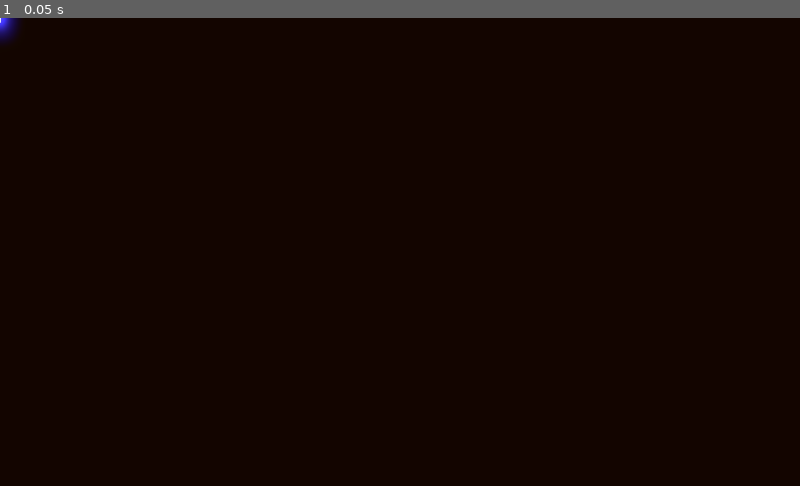
Above: before the commit, frame 1.
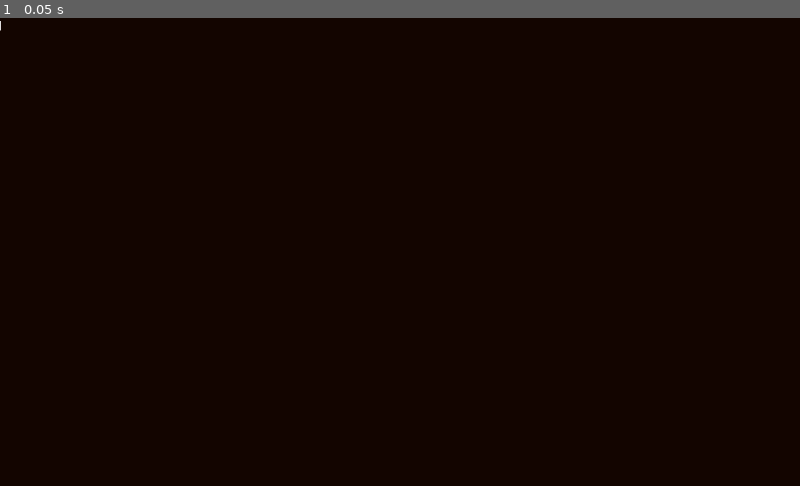
Above: after the commit, the same moment.

Repository: GameDrivenDesign/punk-wolf
Game: Godot game, scene res://projectiles/Projectile.tscn
Two runs of this game, one before a commit and one after it. Both use one fixed random seed, a clock stepped at 60 frames per second and the inputs below. This scene is started directly instead of the project's main scene.
Inputs:
- Up to frame 1 (0.05 s): no input

The runs differ from the first frame. In frame 1, 0.1% of the frame differs, in the area x 0-3%, y 0-6%.

Commit message:
make projectiles move

Diff:
--- /dev/null
+++ b/projectiles/Projectile.gd
@@ -0,0 +1,6 @@
+extends KinematicBody2D
+const DIRECTION = Vector2.DOWN
+const SPEED = 200
+
+func _physics_process(delta):
+	var coll = move_and_collide(DIRECTION * delta * SPEED)
--- a/projectiles/Projectile.tscn
+++ b/projectiles/Projectile.tscn
@@ -1,24 +1,15 @@
 [gd_scene load_steps=4 format=2]
 
 [ext_resource path="res://projectiles/projectile.png" type="Texture" id=1]
+[ext_resource path="res://projectiles/Projectile.gd" type="Script" id=2]
 
 [sub_resource type="RectangleShape2D" id=1]
 extents = Vector2( 1.04139, 2.0544 )
 
-[sub_resource type="Environment" id=2]
-background_mode = 4
-glow_enabled = true
-glow_levels/2 = true
-glow_levels/5 = false
-glow_intensity = 0.29
-glow_strength = 0.93
-glow_blend_mode = 1
-glow_hdr_scale = 2.46
-glow_bicubic_upscale = true
-
 [node name="Projectile" type="KinematicBody2D"]
 scale = Vector2( 1, 3 )
 input_pickable = true
+script = ExtResource( 2 )
 
 [node name="CollisionShape2D" type="CollisionShape2D" parent="."]
 shape = SubResource( 1 )
@@ -35,6 +26,3 @@
 [node name="Sprite" type="Sprite" parent="."]
 self_modulate = Color( 1, 1, 10, 1 )
 texture = ExtResource( 1 )
-
-[node name="WorldEnvironment" type="WorldEnvironment" parent="."]
-environment = SubResource( 2 )
